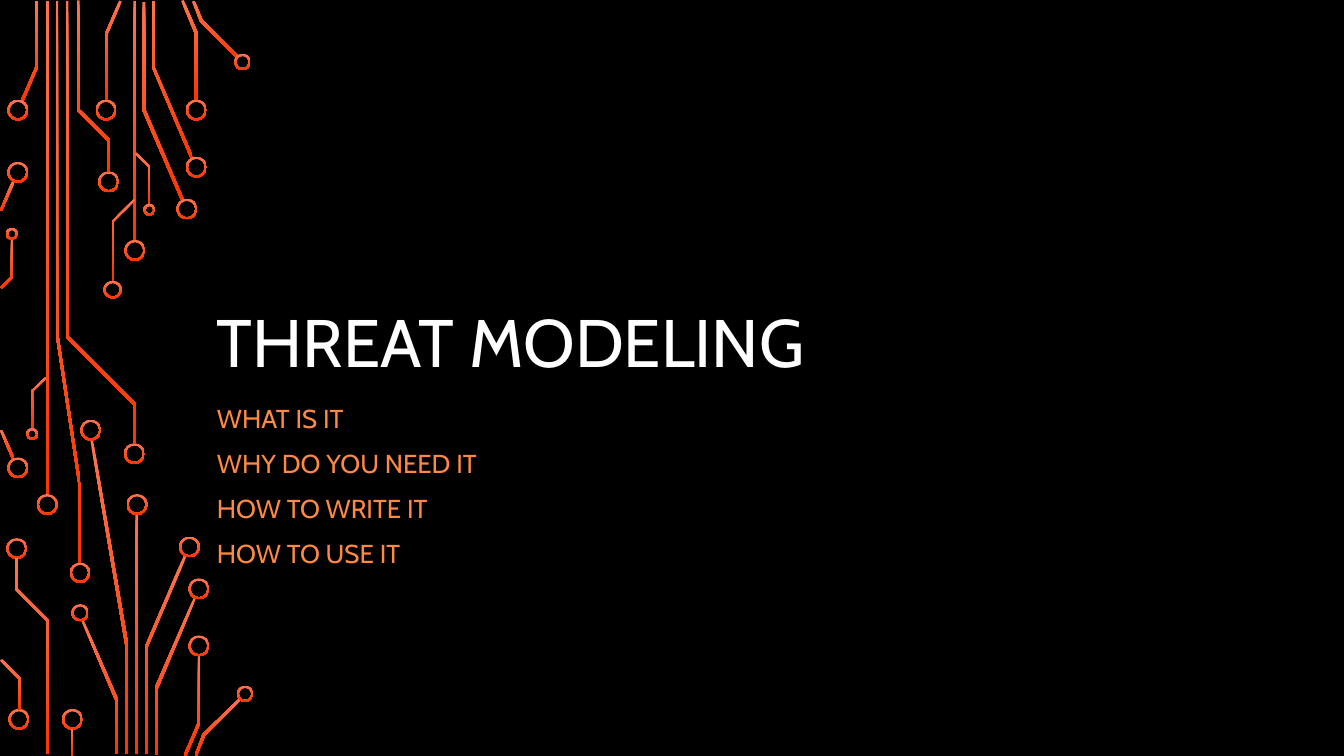
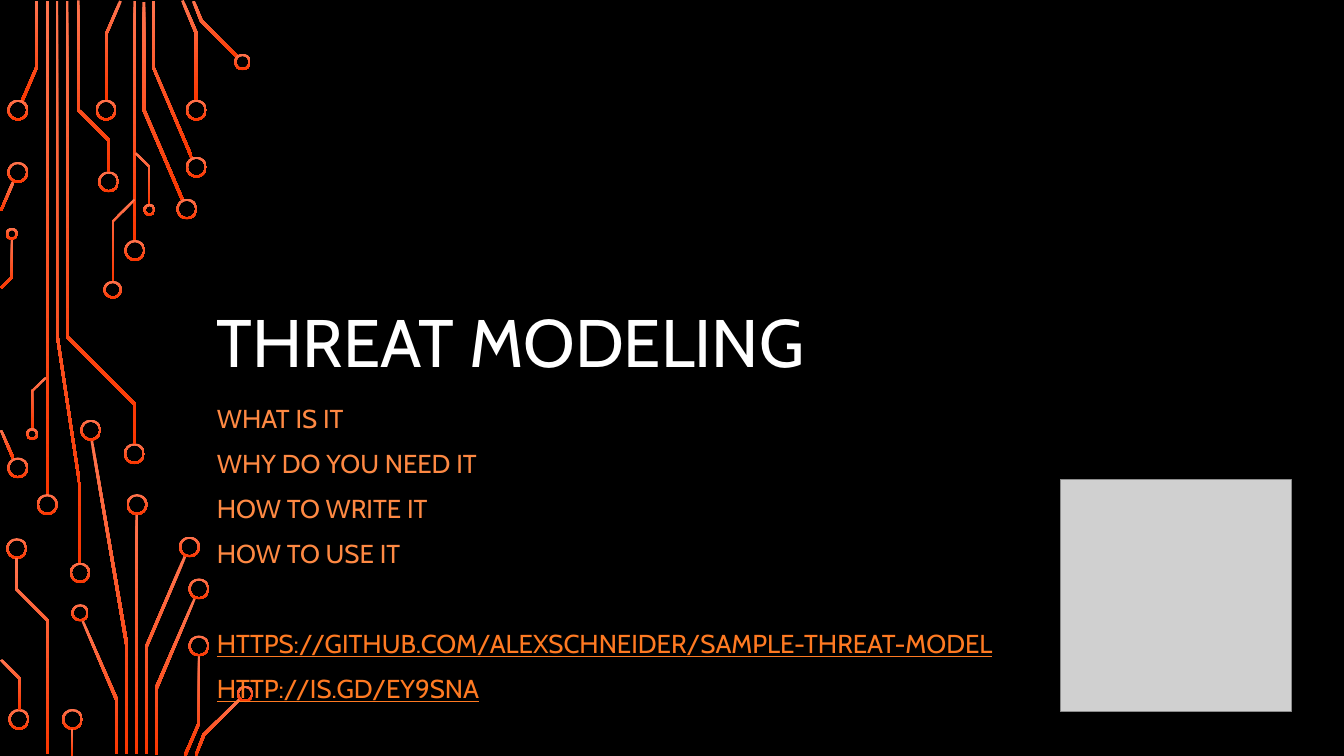
Before and after one commit to alexschneider/Sample-Threat-Model, a slide deck: slide 1 of Threat Modeling.pptx. Drawn at 1344x756 pixels with LibreOffice and Linux fonts; fonts in the diff are those of the drawing; grey boxes stand for pictures; background and template pictures are left out. Boxes give left, top, right and bottom in pixels: in the first picture for what was removed or moved away, otherwise in the second. Text is boxed around its words. In the diff, an @@ line names an element or a change of style, - is before the commit and + after.

Commit message:
Updates to threat model and readme

```diff
--- a/Threat Modeling.pptx
+++ b/Threat Modeling.pptx
@@ picture added at [1061,480,1293,712] @@
@@ subtitle at [217,634,992,704]: paragraphs added @@
+HTTPS://GITHUB.COM/ALEXSCHNEIDER/SAMPLE-THREAT-MODEL
+HTTP://IS.GD/EY9SNA
```
Also in this commit, not shown: 1 other slide changed, 1 slide added, 3 other files.
